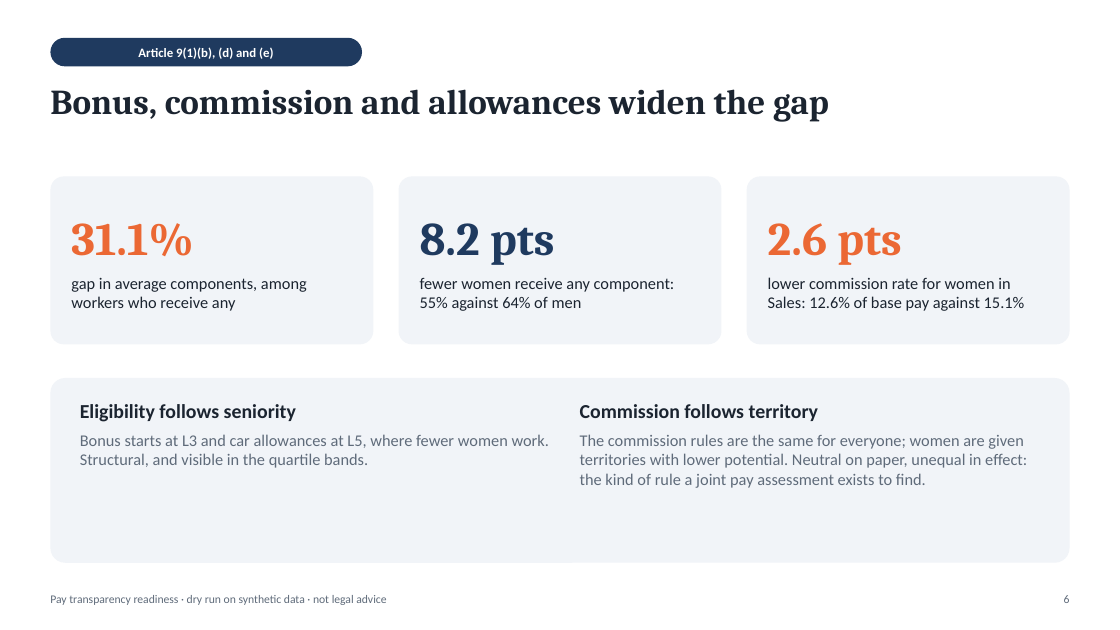
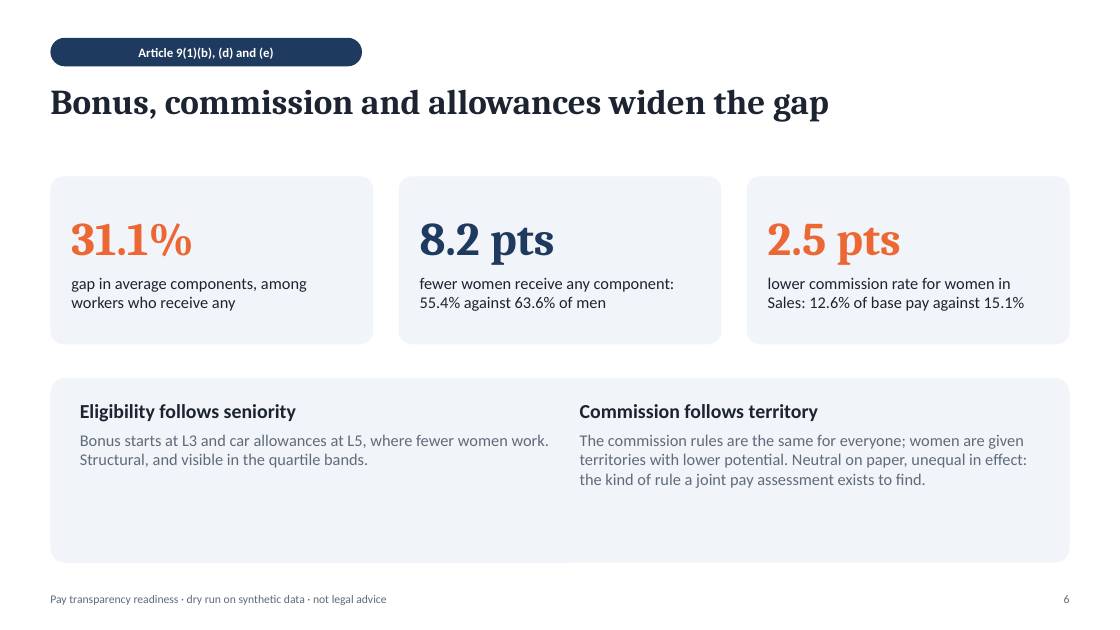
Before and after one commit to D0M3N1C0X/pay-transparency-readiness-kit, a slide deck: slide 6 of deliverables/board_briefing.pptx. Drawn at 1120x630 pixels with LibreOffice and Linux fonts; fonts in the diff are those of the drawing. Boxes give left, top, right and bottom in pixels: in the first picture for what was removed or moved away, otherwise in the second. Text is boxed around its words. In the diff, an @@ line names an element or a change of style, - is before the commit and + after.

```diff
--- a/deliverables/board_briefing.pptx
+++ b/deliverables/board_briefing.pptx
@@ text at (768,223,900,265): text changed @@
-2.6 pts
+2.5 pts
@@ text at (420,278,675,311): text changed @@
-fewer women receive any component: 55% against 64% of men
+fewer women receive any component: 55.4% against 63.6% of men
```
Also in this commit, not shown: 1 other slide changed, 1 other file.
